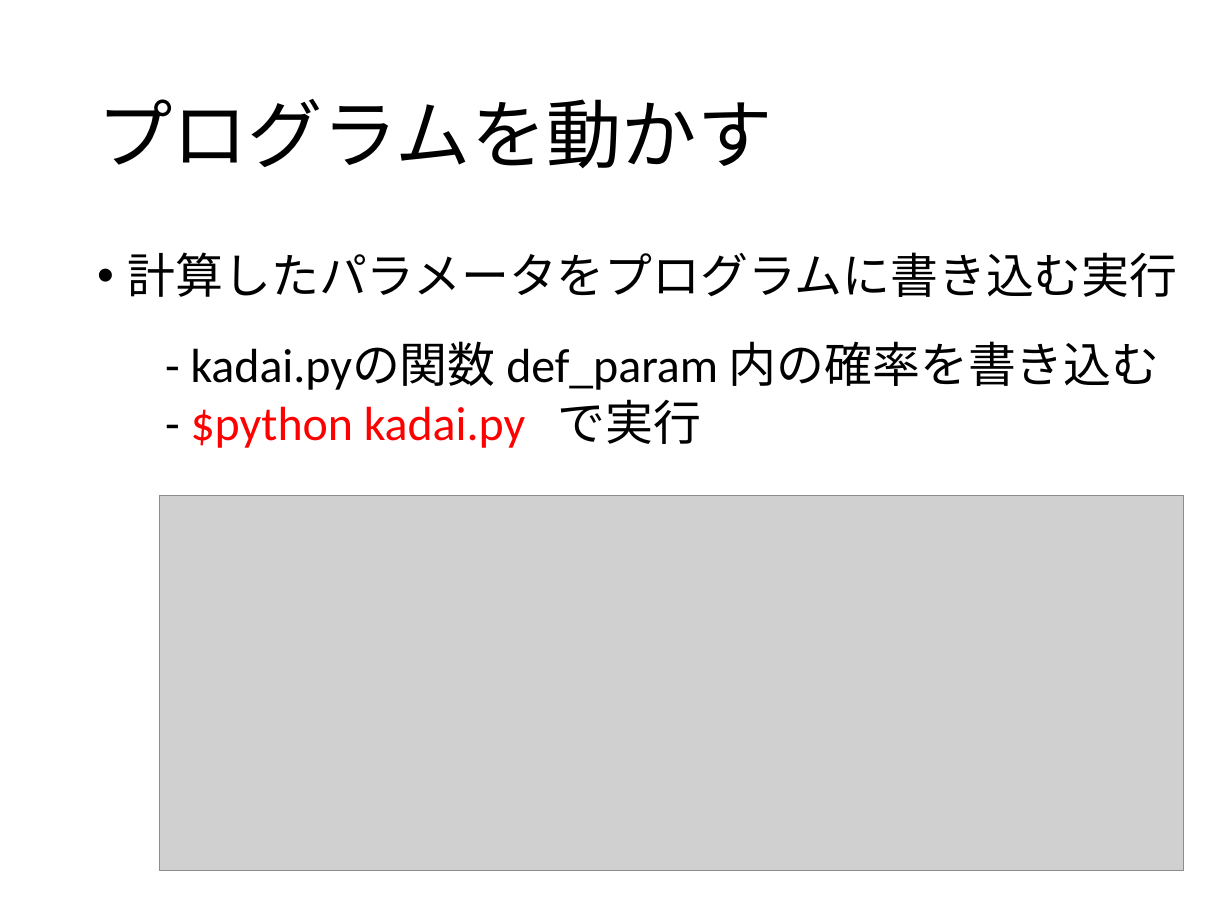
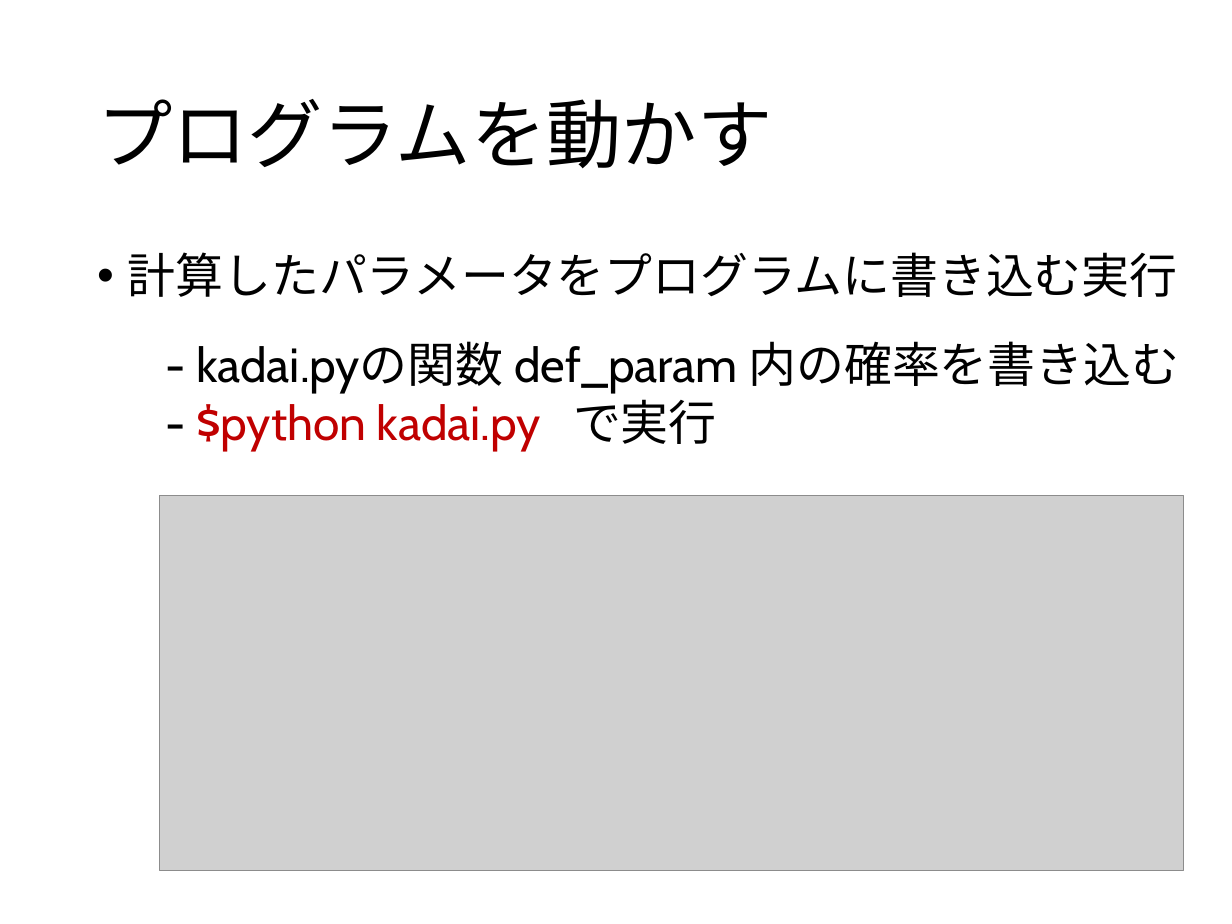
Before and after one commit to 2017B4/rinko, a slide deck: slide 26 of 輪講実習.pptx. Drawn at 1232x924 pixels with LibreOffice and Linux fonts; fonts in the diff are those of the drawing; grey boxes stand for pictures. Boxes give left, top, right and bottom in pixels: in the first picture for what was removed or moved away, otherwise in the second. Text is boxed around its words. In the diff, an @@ line names an element or a change of style, - is before the commit and + after.

```diff
--- a/輪講実習.pptx
+++ b/輪講実習.pptx
@@ text "計算したパラメータをプログラムに書き込む実行" at [128, 252, 1178, 297]: font Calibri to Cabin @@
@@ text "- kadai.pyの関数 def_param 内の確率を書き込む" at [196, 341, 1180, 451]: font Calibri to Cabin; text colour #FF0000 to #C00000 in "$python kadai.py" @@
```
Also in this commit, not shown: 30 other slides changed.
